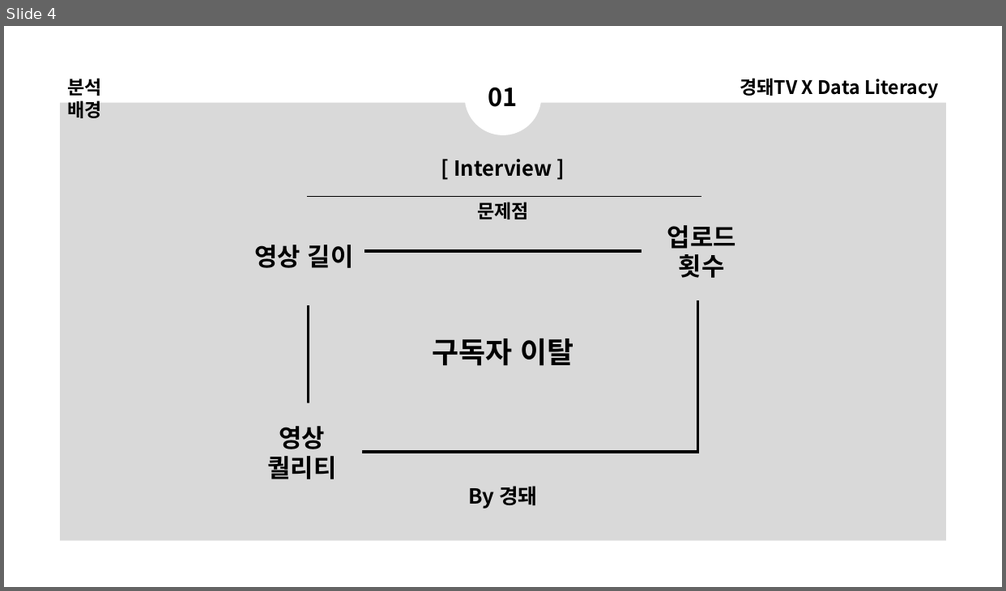
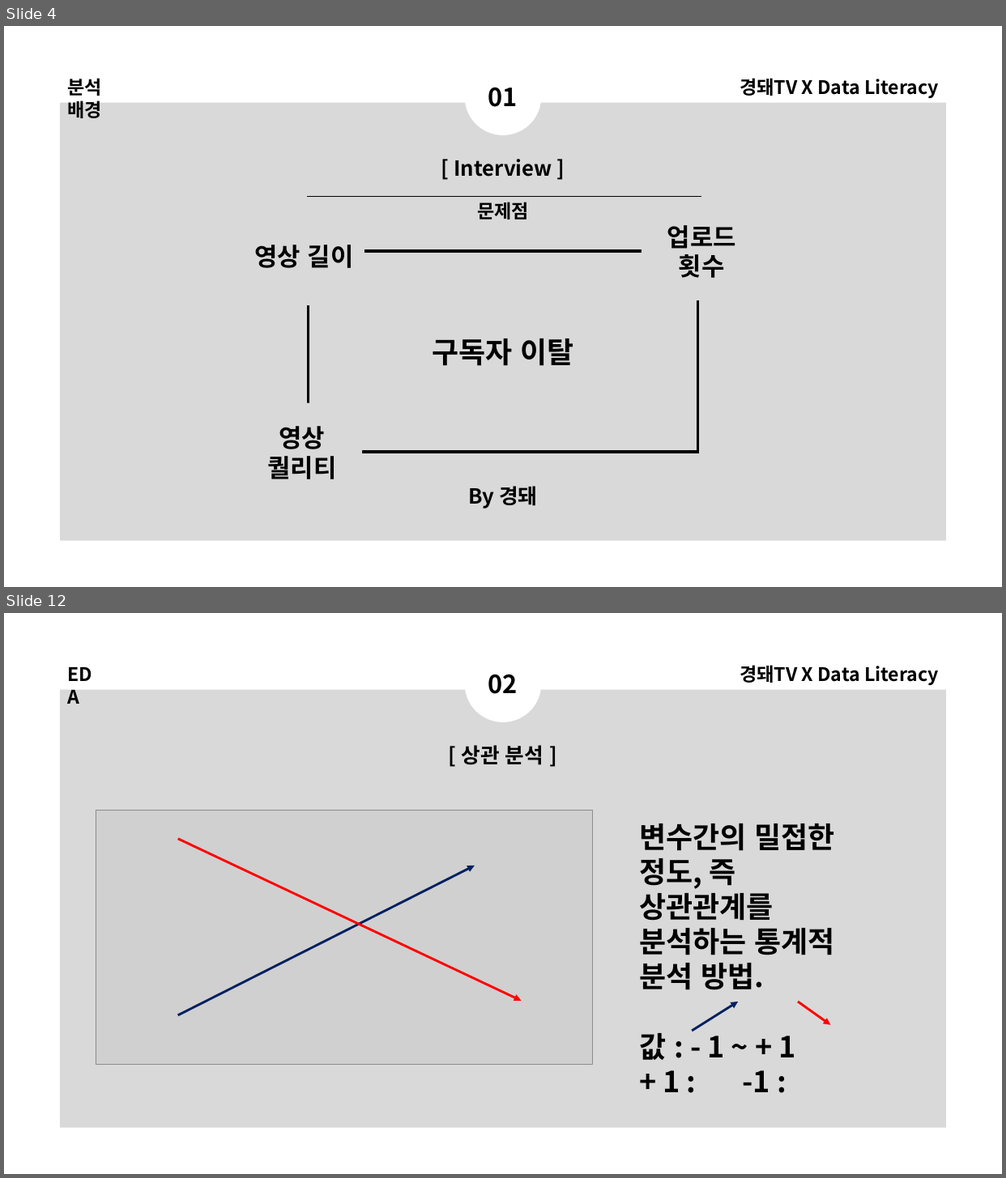
Before and after one commit to DominKim/Data_literacy, a slide deck: 2.프로젝트/1.경돼/5.분석결과/경돼x데이터리터러시.pptx. Shown one above the other, each under a label of ours: slide 4 before the commit, slides 4 and 12 after it; the slides between them are not shown. The pictures are 1006x591 and 1006x1178 pixels, drawn with LibreOffice and Linux fonts; fonts in the diff are those of the drawing; grey boxes stand for pictures. Boxes give left, top, right and bottom in pixels: in the first picture for what was removed or moved away, otherwise in the second. Text is boxed around its words. In the diff, an @@ line names an element or a change of style, - is before the commit and + after.

```diff
--- a/2.프로젝트/1.경돼/5.분석결과/경돼x데이터리터러시.pptx
+++ b/2.프로젝트/1.경돼/5.분석결과/경돼x데이터리터러시.pptx
@@ slide 12 added at <box>4,613,1002,1174</box>, background #FFFFFF; not listed: 1 template element that a slide beside it also shows @@
@@ text added at <box>60,659,104,689</box>, 18 pt, text #000000, bold @@
+EDA
@@ ellipse added at <box>464,646,541,722</box>, fill #FFFFFF @@
@@ text added at <box>488,674,518,694</box>, 24 pt, text #000000, bold @@
+02
@@ text added at <box>739,665,939,685</box>, 18 pt, text #000000, bold @@
+경돼TV X Data Literacy
@@ text added at <box>461,745,543,765</box>, 20 pt, text #000000, bold @@
+[ 상관 분석 ]
@@ picture added at <box>96,811,592,1064</box> @@
@@ text added at <box>639,824,834,1093</box>, 28 pt, text #000000, bold @@
+변수간의 밀접한 정도, 즉
+상관관계를 분석하는 통계적 분석 방법.
+값 : - 1 ~ + 1
++ 1 : -1 :
@@ arrow added from (177, 839) to (522, 1001), #FF0000 2.25 pt @@
@@ arrow added from (177, 1016) to (475, 866), #002060 2.25 pt @@
@@ arrow added from (692, 1031) to (739, 1003), #002060 2.25 pt @@
@@ arrow added from (799, 1003) to (830, 1025), #FF0000 2.25 pt @@
```
Also in this commit, not shown: 2 slides changed, 13 other slides added, 2 slides removed, 9 other files.
